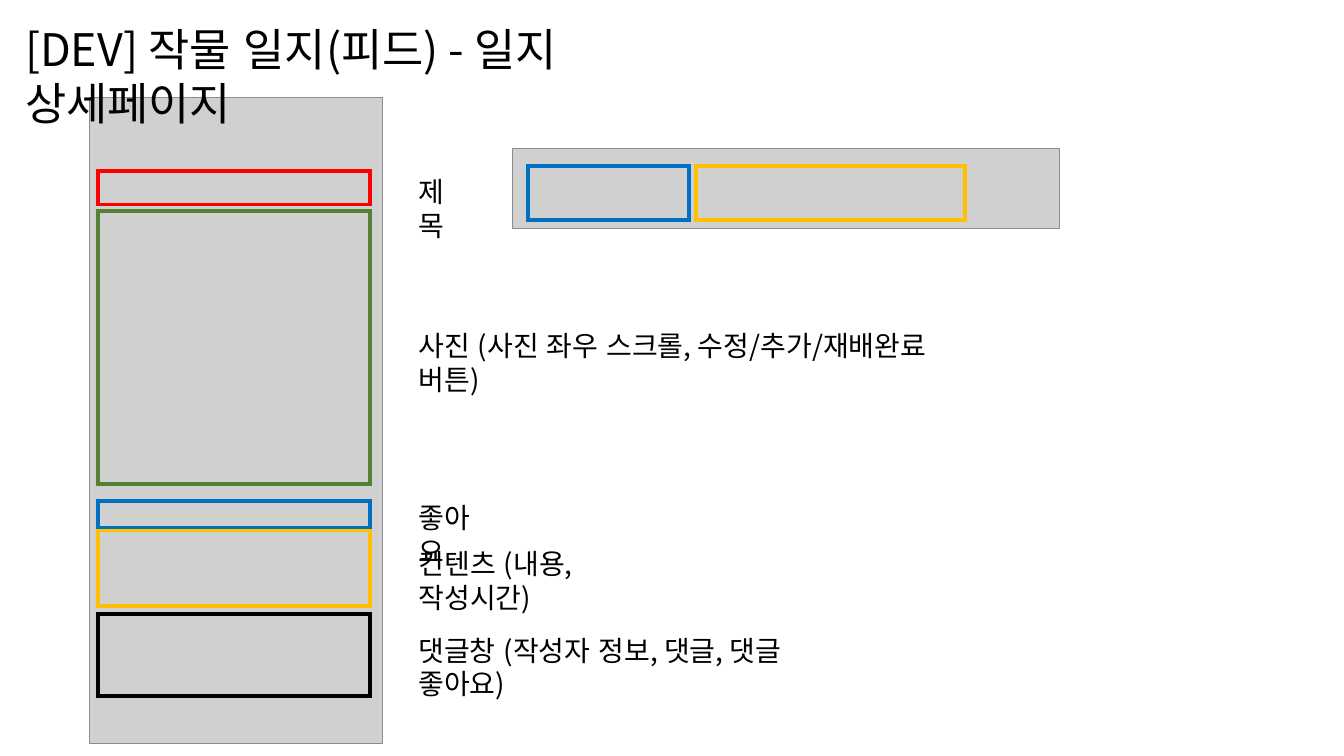
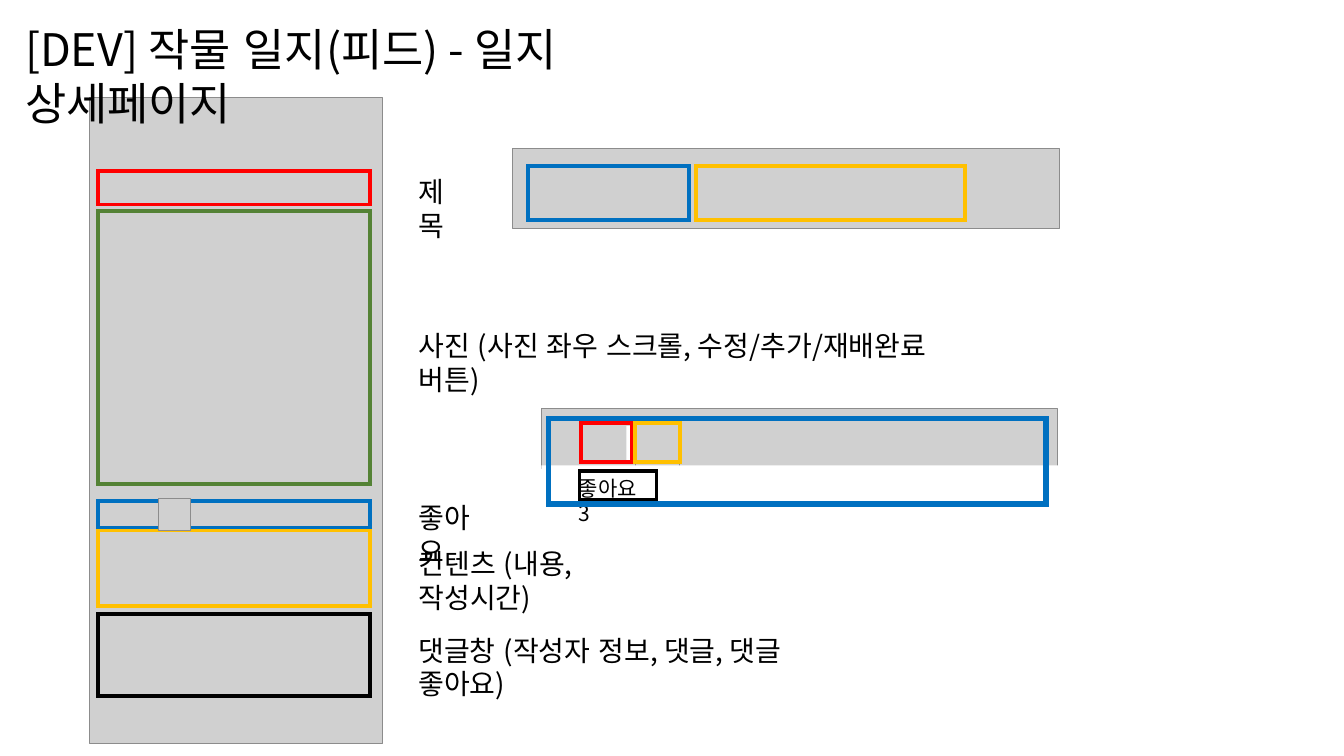
Before and after one commit to noinjeong/maryfarm, a slide deck: slide 1 of 김관섭/source code/2023-01-18_일지 상세페이지/[DEV]작물 일지(피드) - 일지 상세페이지.pptx. Drawn at 1344x756 pixels with LibreOffice and Linux fonts; fonts in the diff are those of the drawing; grey boxes stand for pictures. Boxes give left, top, right and bottom in pixels: in the first picture for what was removed or moved away, otherwise in the second. Text is boxed around its words. In the diff, an @@ line names an element or a change of style, - is before the commit and + after.

Commit message:
Feat : Diary Detail (title, picture) v2

```diff
--- a/김관섭/source code/2023-01-18_일지 상세페이지/[DEV]작물 일지(피드) - 일지 상세페이지.pptx
+++ b/김관섭/source code/2023-01-18_일지 상세페이지/[DEV]작물 일지(피드) - 일지 상세페이지.pptx
@@ picture added at [541, 409, 1058, 469] @@
@@ rectangle added at [548, 418, 1046, 504], outline #0070C0 4 pt @@
@@ rectangle added at [581, 422, 632, 462], outline #FF0000 2.75 pt @@
@@ rectangle added at [626, 425, 667, 462], fill #FFFFFF @@
@@ picture added at [635, 423, 680, 468] @@
@@ rectangle added at [635, 423, 680, 463], outline #FFC000 2.75 pt @@
@@ rectangle added at [541, 466, 1058, 496], fill #FFFFFF @@
@@ text added at [579, 475, 637, 522], 15 pt, text #000000 @@
+좋아요 3
@@ rectangle added at [580, 471, 656, 499], outline #000000 2.75 pt @@
@@ picture added at [158, 499, 191, 531] @@
```
